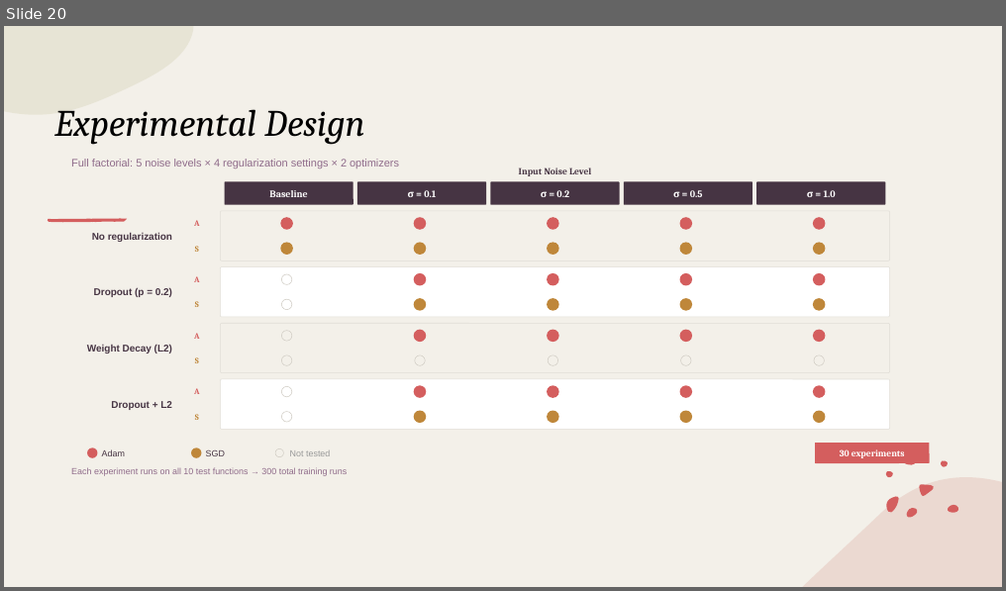
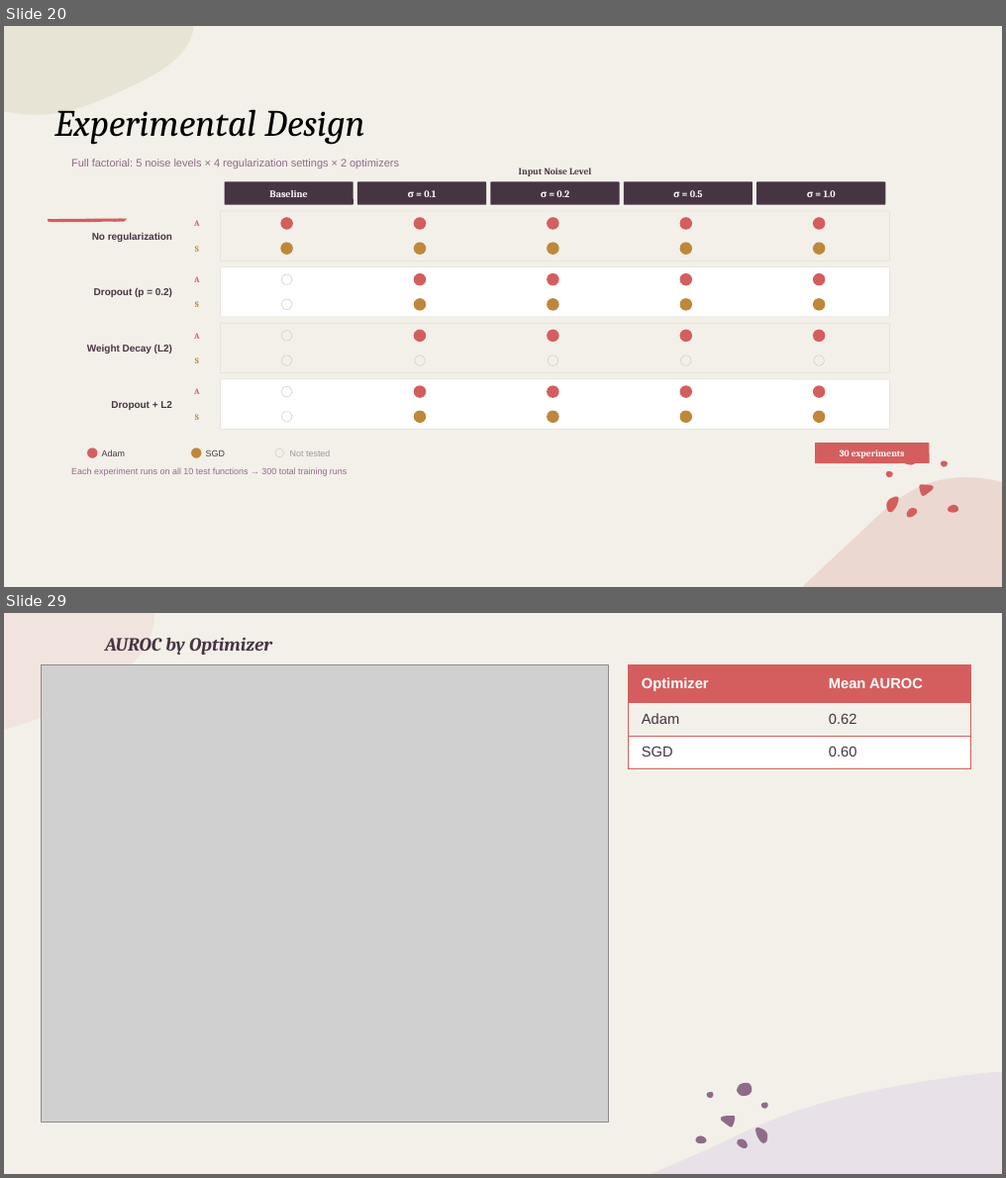
Before and after one commit to EdouarddDw/MLP-Interaction-Detection, a slide deck: mid term prezsention.pptx. Shown one above the other, each under a label of ours: slide 20 before the commit, slides 20 and 29 after it; the slides between them are not shown. The pictures are 1006x591 and 1006x1178 pixels, drawn with LibreOffice and Linux fonts; fonts in the diff are those of the drawing; grey boxes stand for pictures. Boxes give left, top, right and bottom in pixels: in the first picture for what was removed or moved away, otherwise in the second. Text is boxed around its words. In the diff, an @@ line names an element or a change of style, - is before the commit and + after.

```diff
--- a/mid term prezsention.pptx
+++ b/mid term prezsention.pptx
@@ slide 29 added at bbox=[4, 613, 1002, 1174], background #F3F0E9; not listed: 2 template elements that a slide beside it also shows @@
@@ freeform shape added at bbox=[4, 613, 193, 702], fill #DCD9C3 at 50% opacity @@
@@ rectangle added at bbox=[4, 613, 1002, 1174], fill #F3F0E9 @@
@@ freeform shape added at bbox=[4, 613, 154, 730], fill #EEBFBF at 25% opacity @@
@@ title added at bbox=[105, 638, 272, 655], 18 pt, text #463443, bold, italic @@
+AUROC by Optimizer
@@ picture added at bbox=[42, 664, 608, 1122] @@
@@ table added at bbox=[628, 664, 970, 768], 3 rows, 2 columns @@
+Optimizer | Mean AUROC
+Adam | 0.62
+SGD | 0.60
@@ freeform shape added at bbox=[650, 1072, 1002, 1174], fill #E9E1E8 @@
@@ freeform shape added at bbox=[803, 1064, 1002, 1174], fill #E5C4BA at 50% opacity @@
@@ group added at bbox=[696, 1083, 768, 1149]: 7 freeform shapes @@
```
Also in this commit, not shown: 6 slides changed, 11 other slides added, 7 slides removed, 3 other files.
